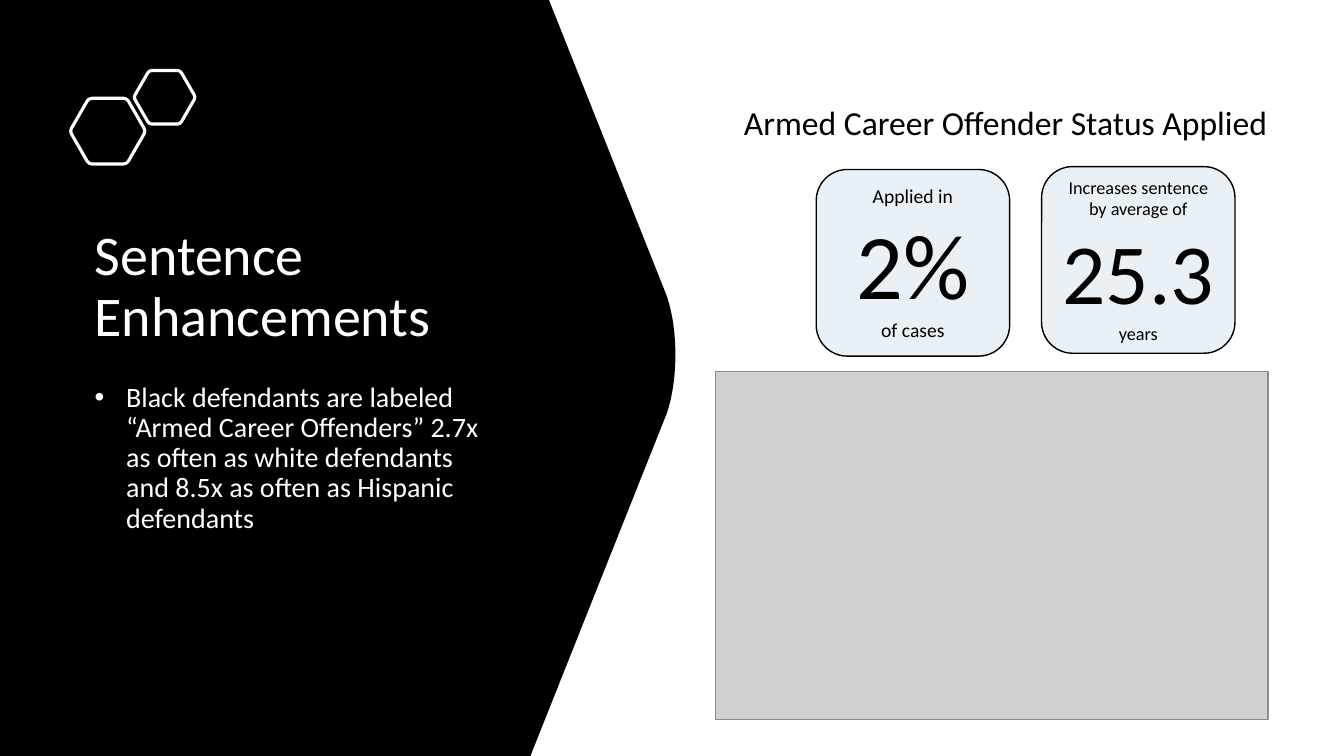
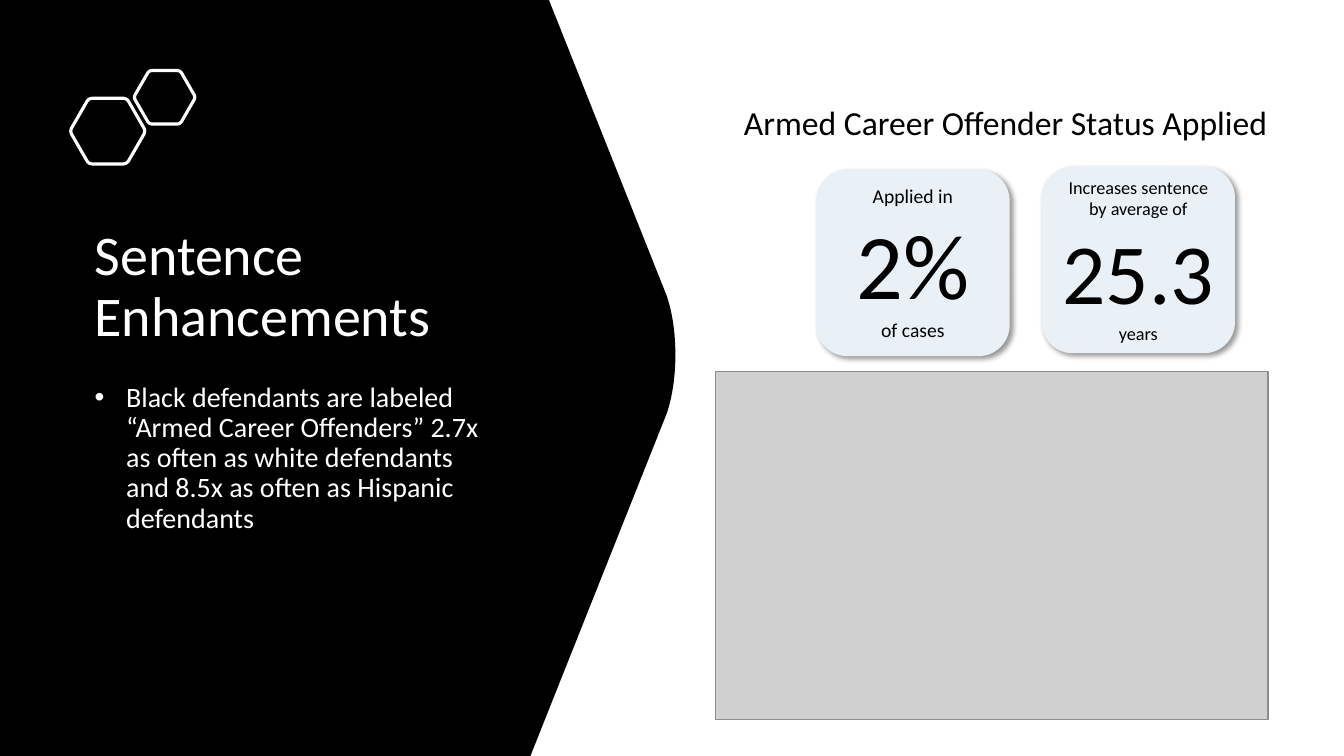
Before and after one commit to jenwhitson/sentencing_project, a slide deck: slide 14 of Presentation.pptx. Drawn at 1344x756 pixels with LibreOffice and Linux fonts; fonts in the diff are those of the drawing; grey boxes stand for pictures. Boxes give left, top, right and bottom in pixels: in the first picture for what was removed or moved away, otherwise in the second. Text is boxed around its words. In the diff, an @@ line names an element or a change of style, - is before the commit and + after.

Commit message:
updated formatting

```diff
--- a/Presentation.pptx
+++ b/Presentation.pptx
@@ rounded rectangle "Applied in" at box(817, 169, 1010, 356): outline #000000 1 pt to none; shadow on @@
@@ rounded rectangle "Increases sentence by average of" at box(1042, 166, 1235, 353): outline #000000 1 pt to none; shadow on @@
```
Also in this commit, not shown: 8 other slides changed.
